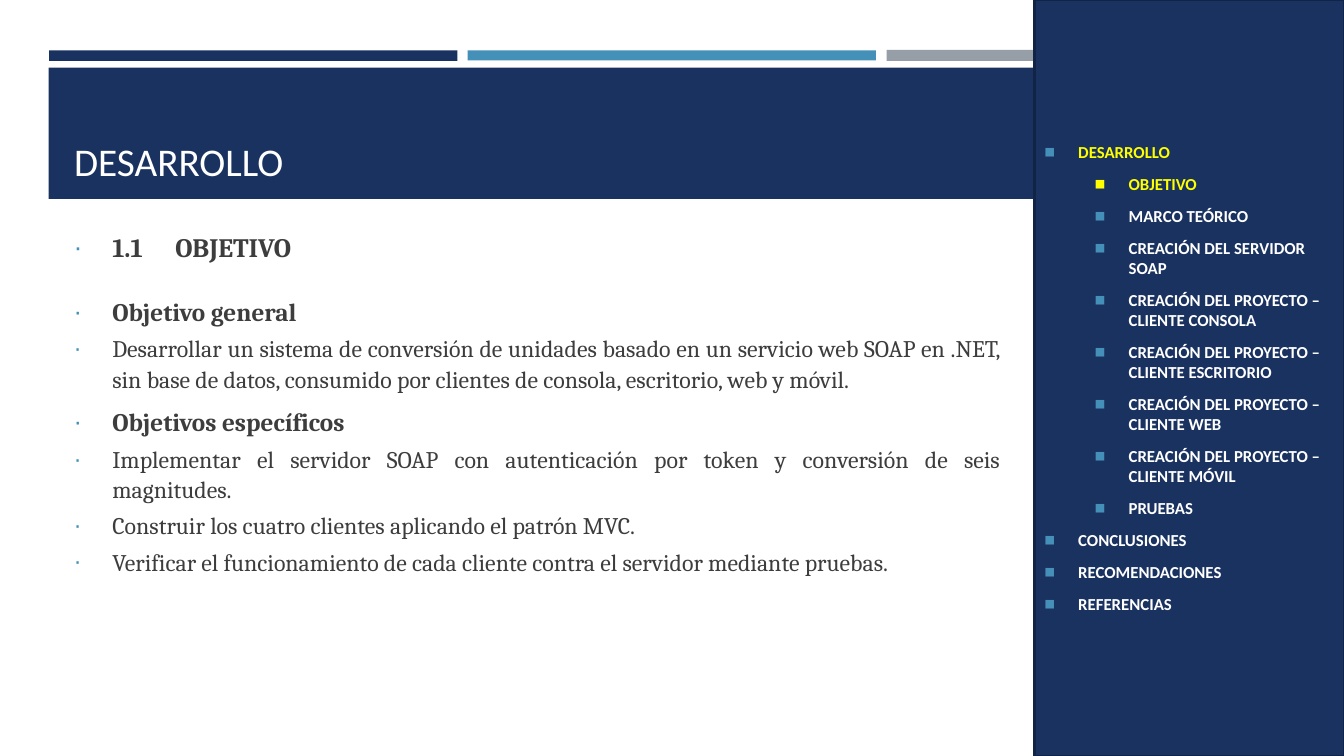
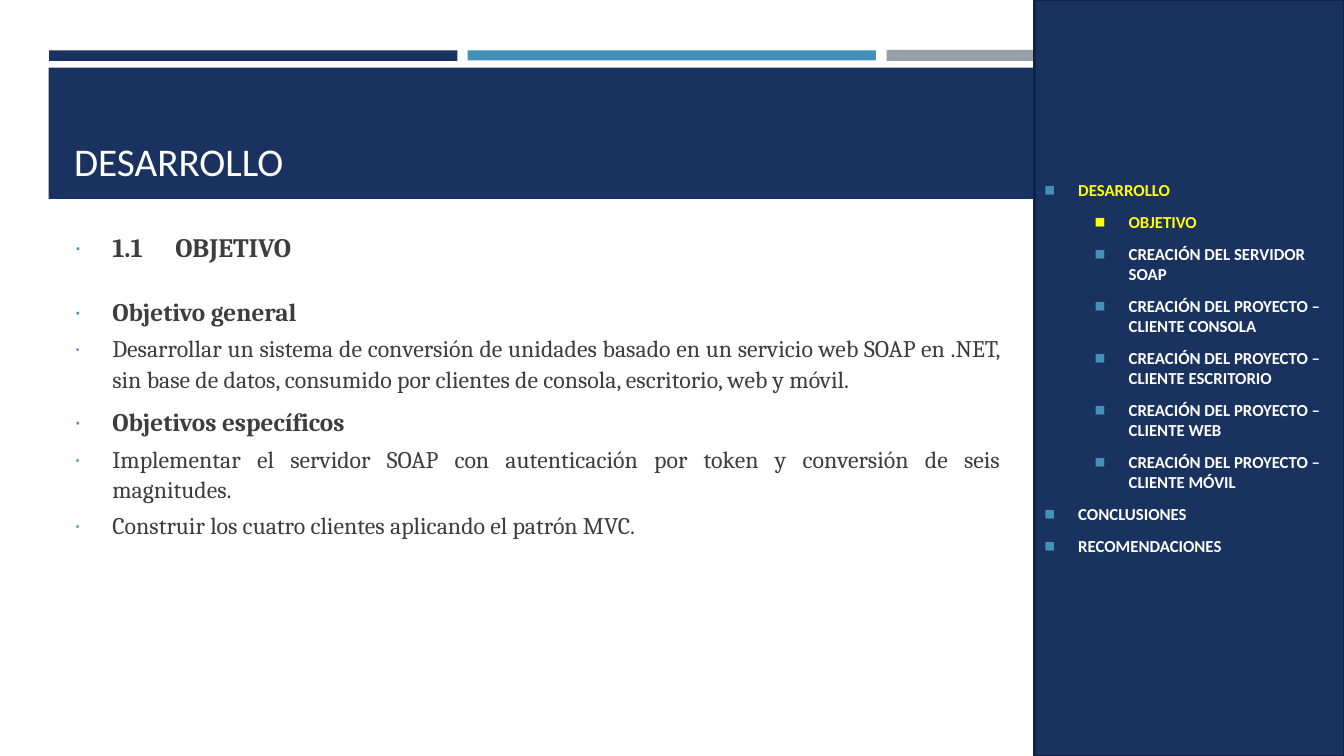
Before and after one commit to IMarcusDev/TI.1.2.-PAO202651_SOAP_DOTNET_SINBDD_NRC_36883_GR04, a slide deck: slide 3 of 05. DOCUMENTACION/PRESENTACION TI.1.2. SOAP sin BDD en DOTNET GR4.pptx. Drawn at 1344x756 pixels with LibreOffice and Linux fonts; fonts in the diff are those of the drawing. Boxes give left, top, right and bottom in pixels: in the first picture for what was removed or moved away, otherwise in the second. Text is boxed around its words. In the diff, an @@ line names an element or a change of style, - is before the commit and + after.

```diff
--- a/05. DOCUMENTACION/PRESENTACION TI.1.2. SOAP sin BDD en DOTNET GR4.pptx
+++ b/05. DOCUMENTACION/PRESENTACION TI.1.2. SOAP sin BDD en DOTNET GR4.pptx
@@ text in rectangle at [1129, 209, 1249, 222]: paragraph removed @@
-  ◼ MARCO TEÓRICO
@@ text in rectangle at [1129, 503, 1193, 514]: paragraph removed @@
-  ◼ PRUEBAS
@@ text at [112, 554, 888, 576]: paragraph removed @@
-∙ Verificar el funcionamiento de cada cliente contra el servidor mediante pruebas.
@@ text in rectangle at [1078, 599, 1172, 610]: paragraph removed @@
-◼ REFERENCIAS
```
Also in this commit, not shown: 21 other slides changed, 7 slides removed.
